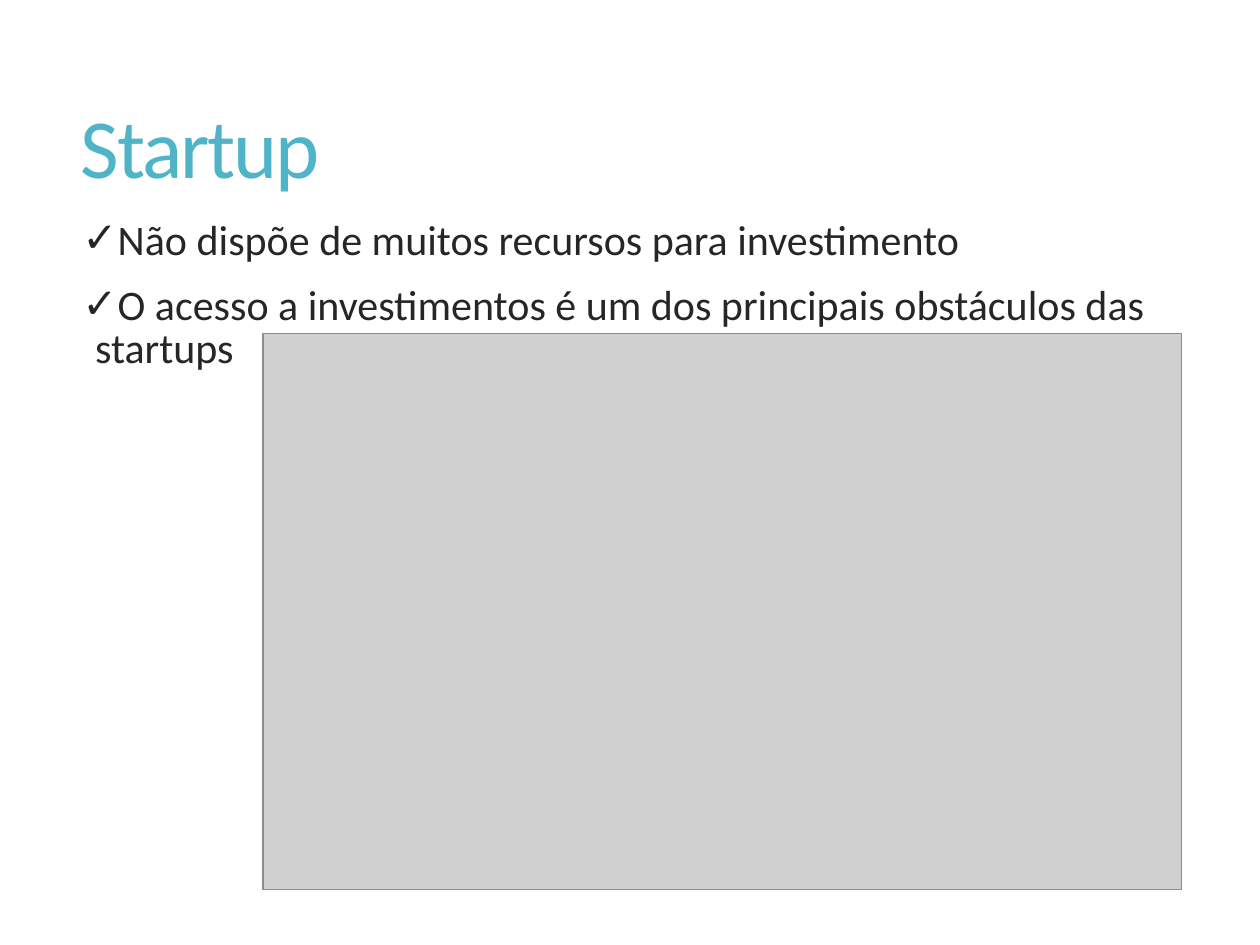
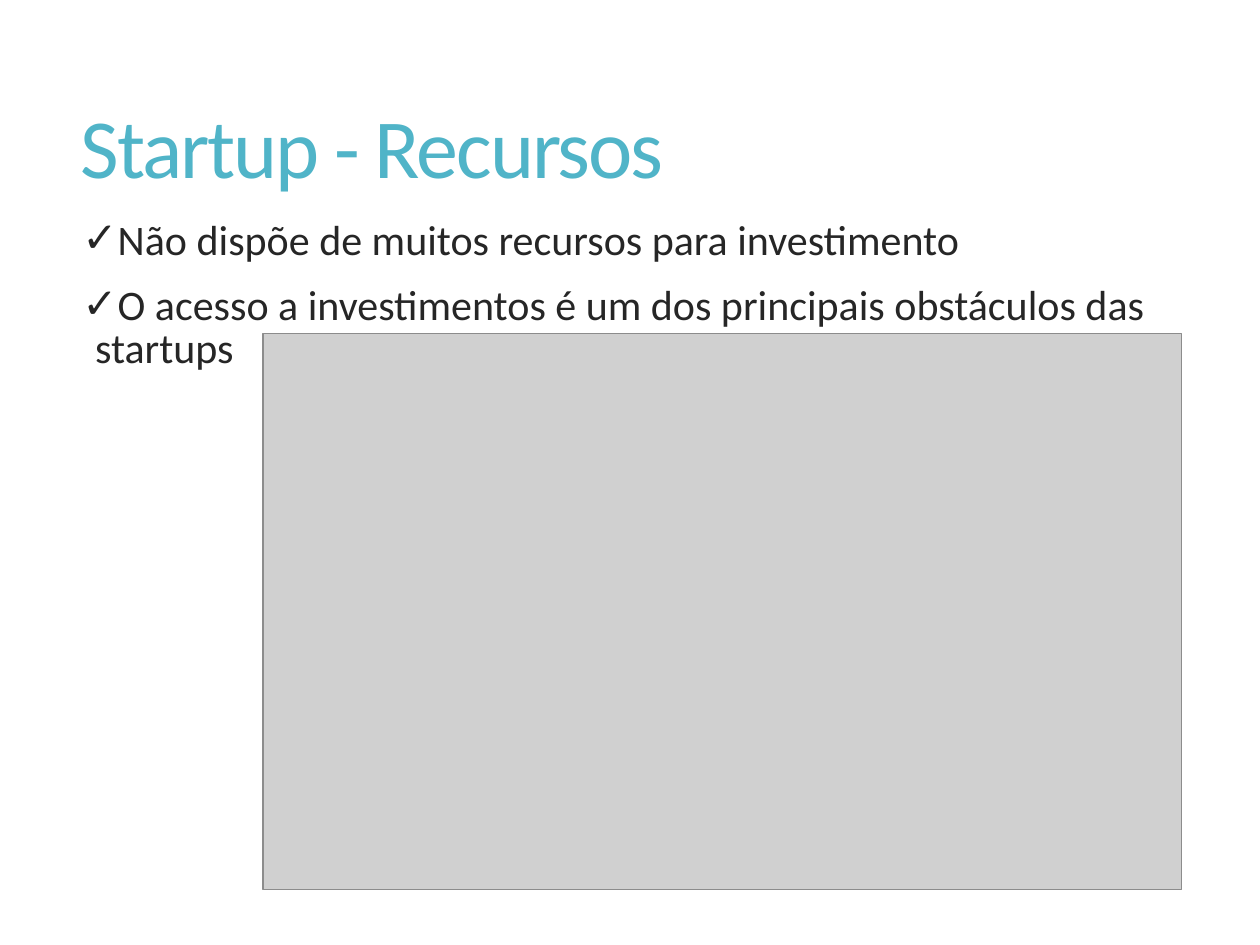
Before and after one commit to Elton-Garbin/TCC-2016, a slide deck: slide 9 of StartIdea/StartIdea.Docs/Apresentacao.pptx (slide 12 before the commit). Drawn at 1260x945 pixels with LibreOffice and Linux fonts; fonts in the diff are those of the drawing; grey boxes stand for pictures. Boxes give left, top, right and bottom in pixels: in the first picture for what was removed or moved away, otherwise in the second. Text is boxed around its words. In the diff, an @@ line names an element or a change of style, - is before the commit and + after.

```diff
--- a/StartIdea/StartIdea.Docs/Apresentacao.pptx
+++ b/StartIdea/StartIdea.Docs/Apresentacao.pptx
@@ title at <box>81,123,664,192</box>: text changed @@
-Startup
+Startup - Recursos
```
Also in this commit, not shown: 4 other slides changed, 1 slide added, 2 slides removed.
